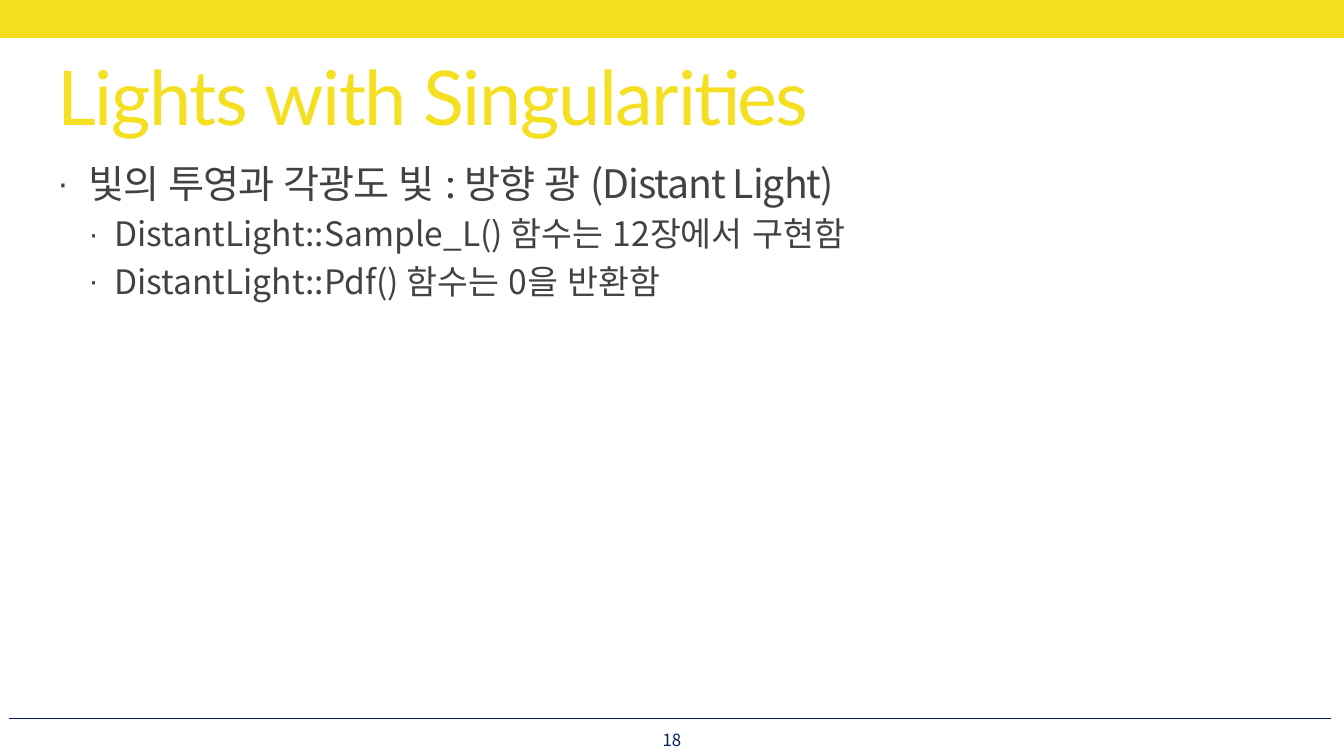
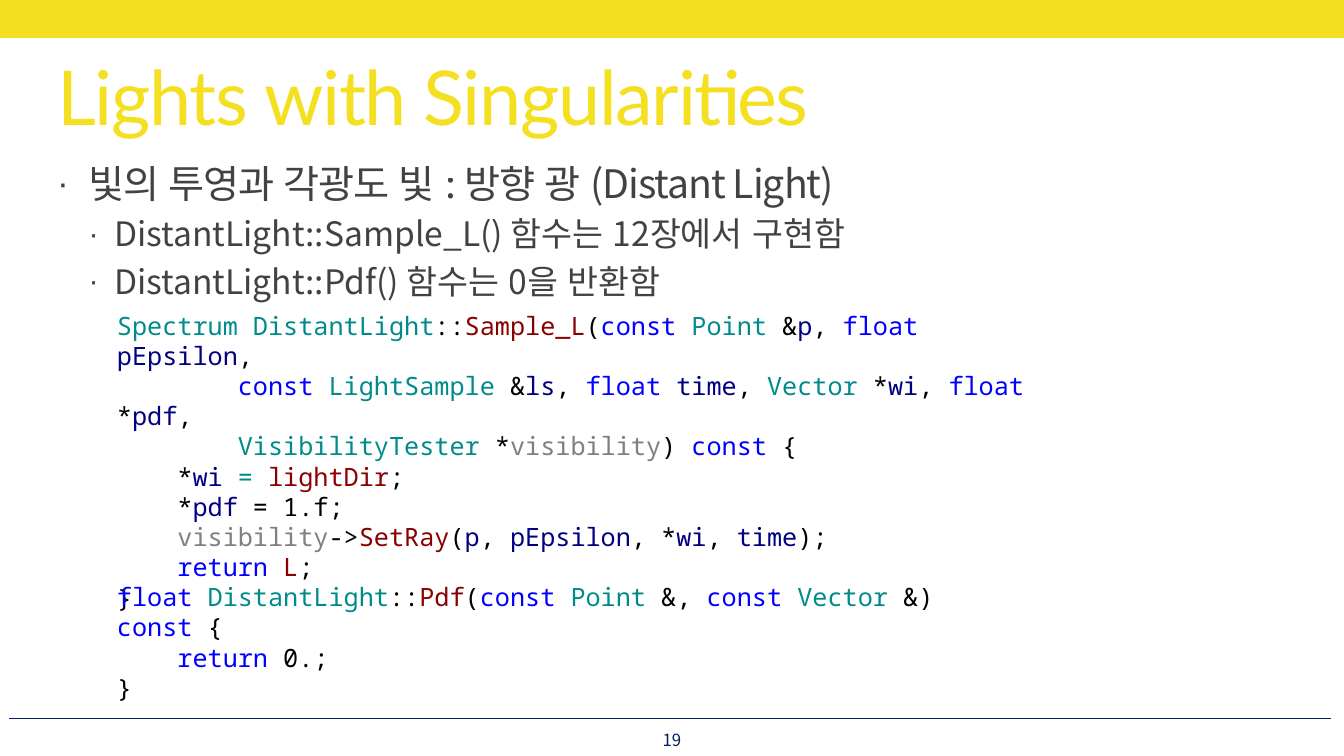
Before and after one commit to utilForever/PBRStudy, a slide deck: slide 19 of Physically Based Rendering - Chapter 14, Part 3.pptx (slide 18 before the commit). Drawn at 1344x756 pixels with LibreOffice and Linux fonts; fonts in the diff are those of the drawing. Boxes give left, top, right and bottom in pixels: in the first picture for what was removed or moved away, otherwise in the second. Text is boxed around its words. In the diff, an @@ line names an element or a change of style, - is before the commit and + after.

```diff
--- a/Physically Based Rendering - Chapter 14, Part 3.pptx
+++ b/Physically Based Rendering - Chapter 14, Part 3.pptx
@@ text added at [117, 315, 1025, 552], 18 pt, text #008B8B @@
+Spectrum DistantLight::Sample_L(const Point &p, float pEpsilon,
+const LightSample &ls, float time, Vector *wi, float *pdf,
+VisibilityTester *visibility) const {
+*wi = lightDir;
+*pdf = 1.f;
+visibility->SetRay(p, pEpsilon, *wi, time);
+return L;
+}
@@ text added at [117, 586, 888, 671], 18 pt, text #0000FF @@
+float DistantLight::Pdf(const Point &, const Vector &) const {
+return 0.;
+}
@@ page number at [663, 733, 682, 746]: text changed @@
-18
+19
```
Also in this commit, not shown: 14 other slides changed, 23 slides added.
